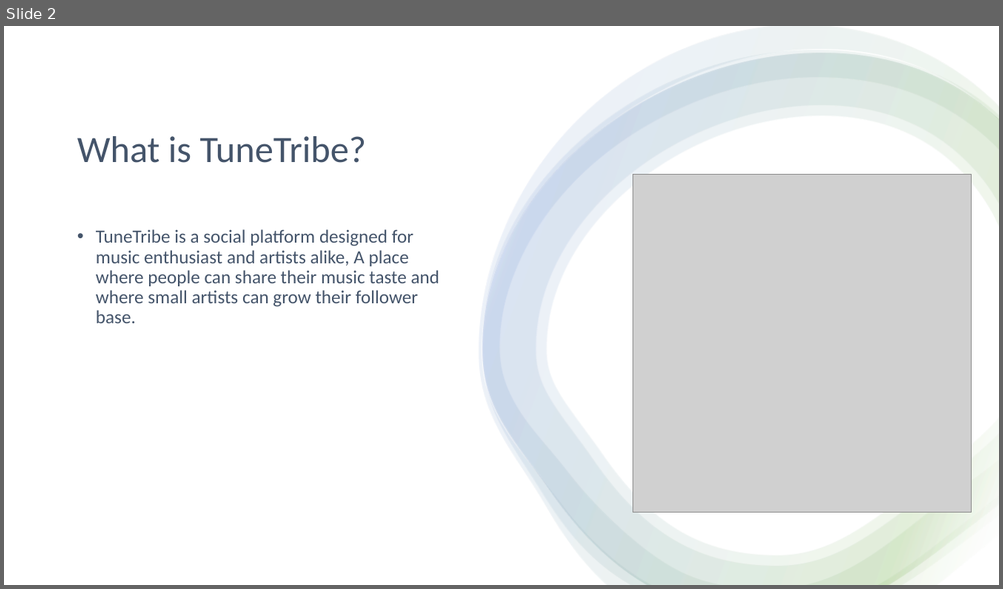
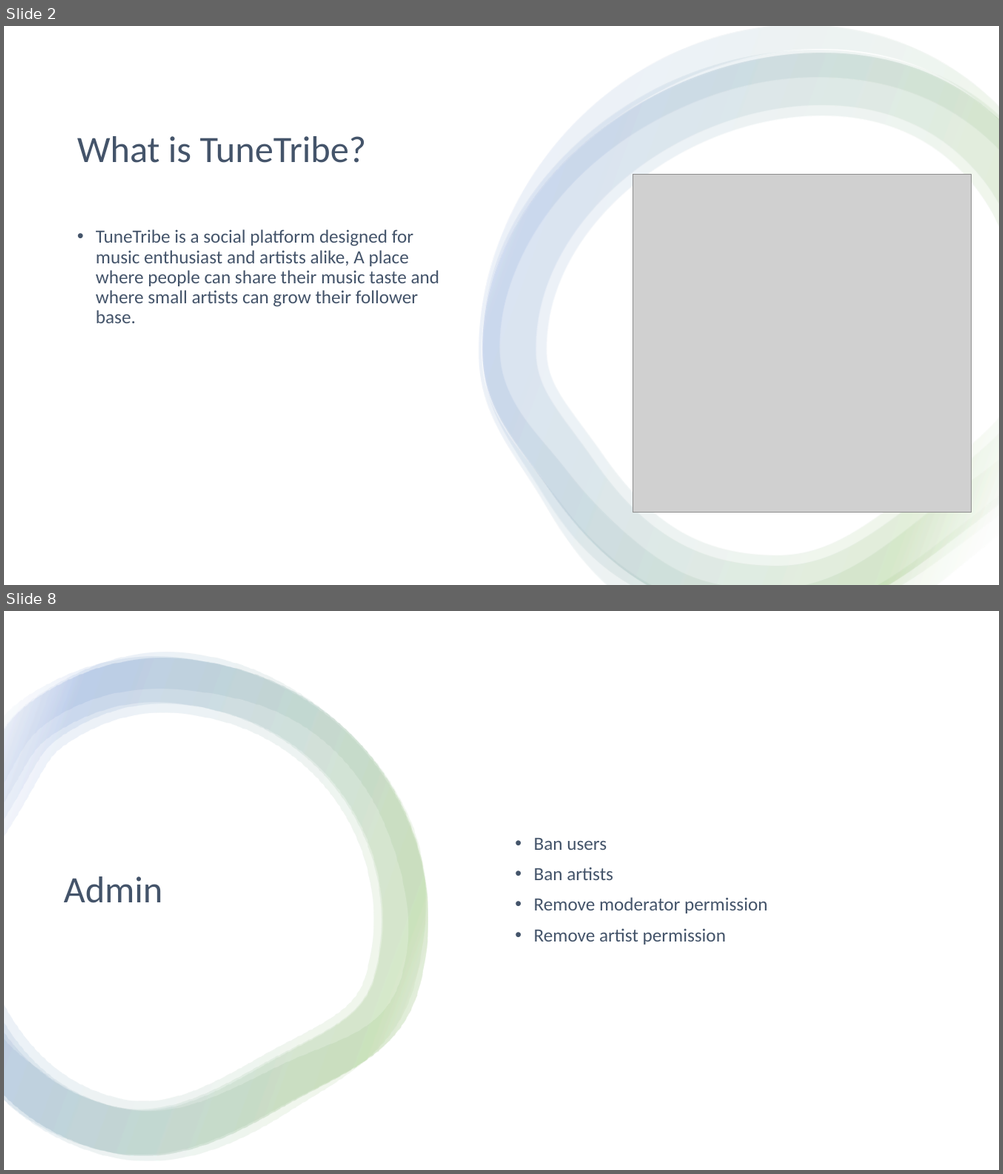
Before and after one commit to etgalang/TuneTribe, a slide deck: TuneTribe.pptx. Shown one above the other, each under a label of ours: slide 2 before the commit, slides 2 and 8 after it; the slides between them are not shown. The pictures are 1003x589 and 1003x1174 pixels, drawn with LibreOffice and Linux fonts; fonts in the diff are those of the drawing; grey boxes stand for pictures. Boxes give left, top, right and bottom in pixels: in the first picture for what was removed or moved away, otherwise in the second. Text is boxed around its words. In the diff, an @@ line names an element or a change of style, - is before the commit and + after.

```diff
--- a/TuneTribe.pptx
+++ b/TuneTribe.pptx
@@ slide 8 added at [4, 611, 999, 1170], background #FFFFFF @@
@@ rectangle added at [4, 611, 999, 1170], fill #FFFFFF @@
@@ group added at [4, 652, 429, 1162]: 4 freeform shapes @@
@@ text added at [534, 838, 767, 945], 18 pt, text #44546A @@
+• Ban users
+• Ban artists
+• Remove moderator permission
+• Remove artist permission
@@ title added at [64, 877, 163, 903], 36 pt, text #44546A @@
+Admin
```
Also in this commit, not shown: 2 slides changed, 3 other slides added.
